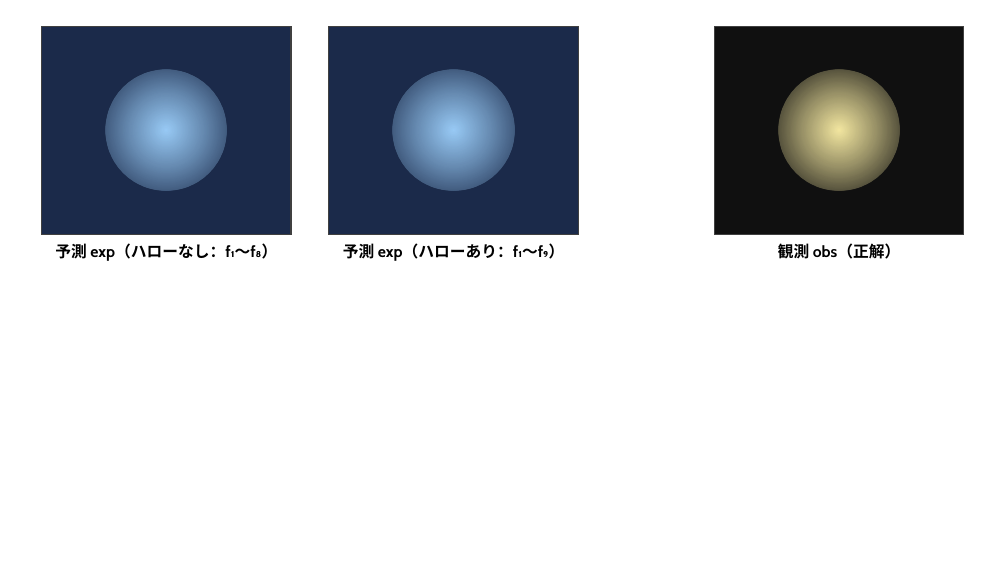
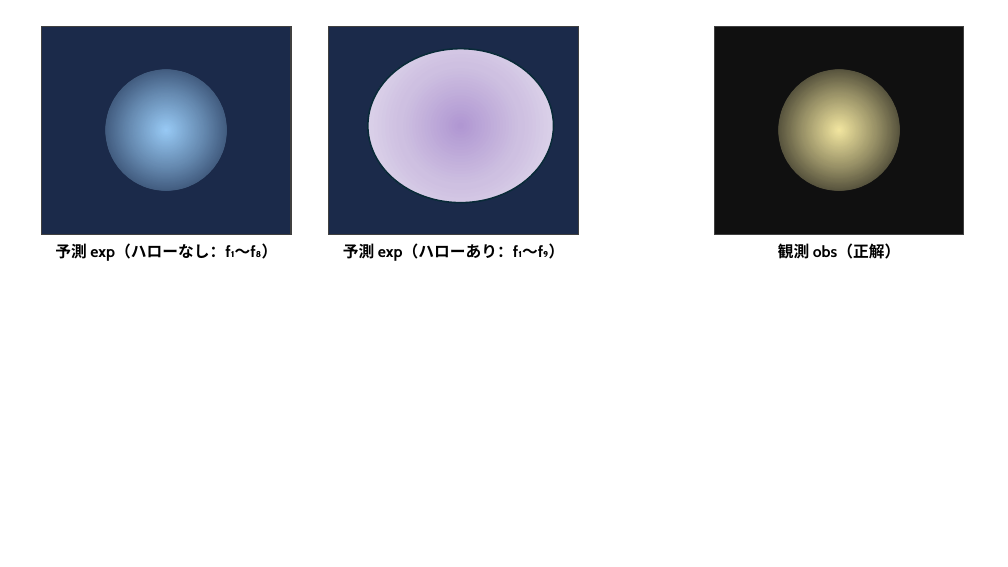
Before and after one commit to Mikann20041029/darkmatter-slides, a slide deck: slide 18 of slides/2026-10-03_研究進捗報告_claude_夕方版.pptx. Drawn at 1008x567 pixels with LibreOffice and Linux fonts; fonts in the diff are those of the drawing. Boxes give left, top, right and bottom in pixels: in the first picture for what was removed or moved away, otherwise in the second. Text is boxed around its words. In the diff, an @@ line names an element or a change of style, - is before the commit and + after.

Commit message:
slides: 本人の編集版を更新 (10-05 13:08)

```diff
--- a/slides/2026-10-03_研究進捗報告_claude_夕方版.pptx
+++ b/slides/2026-10-03_研究進捗報告_claude_夕方版.pptx
@@ ellipse added at <box>368,48,554,203</box>, fill gradient #B197D2 to #CEC1E2 to #E7E1F0, outline #092A39 1.5 pt @@
```
